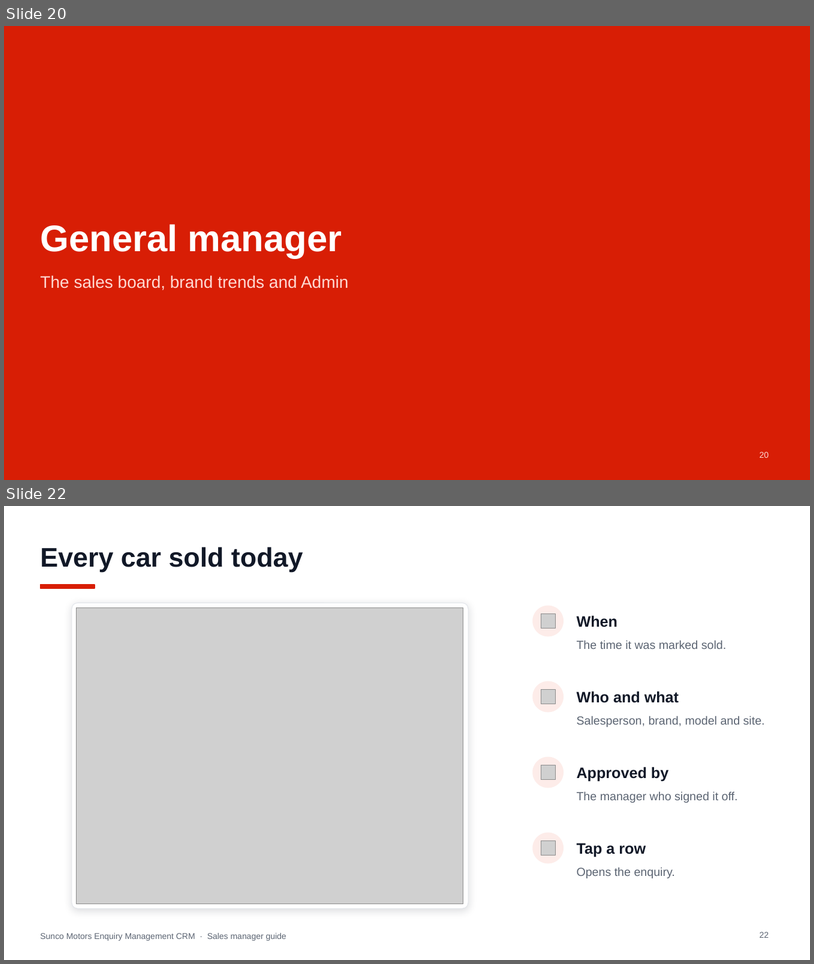
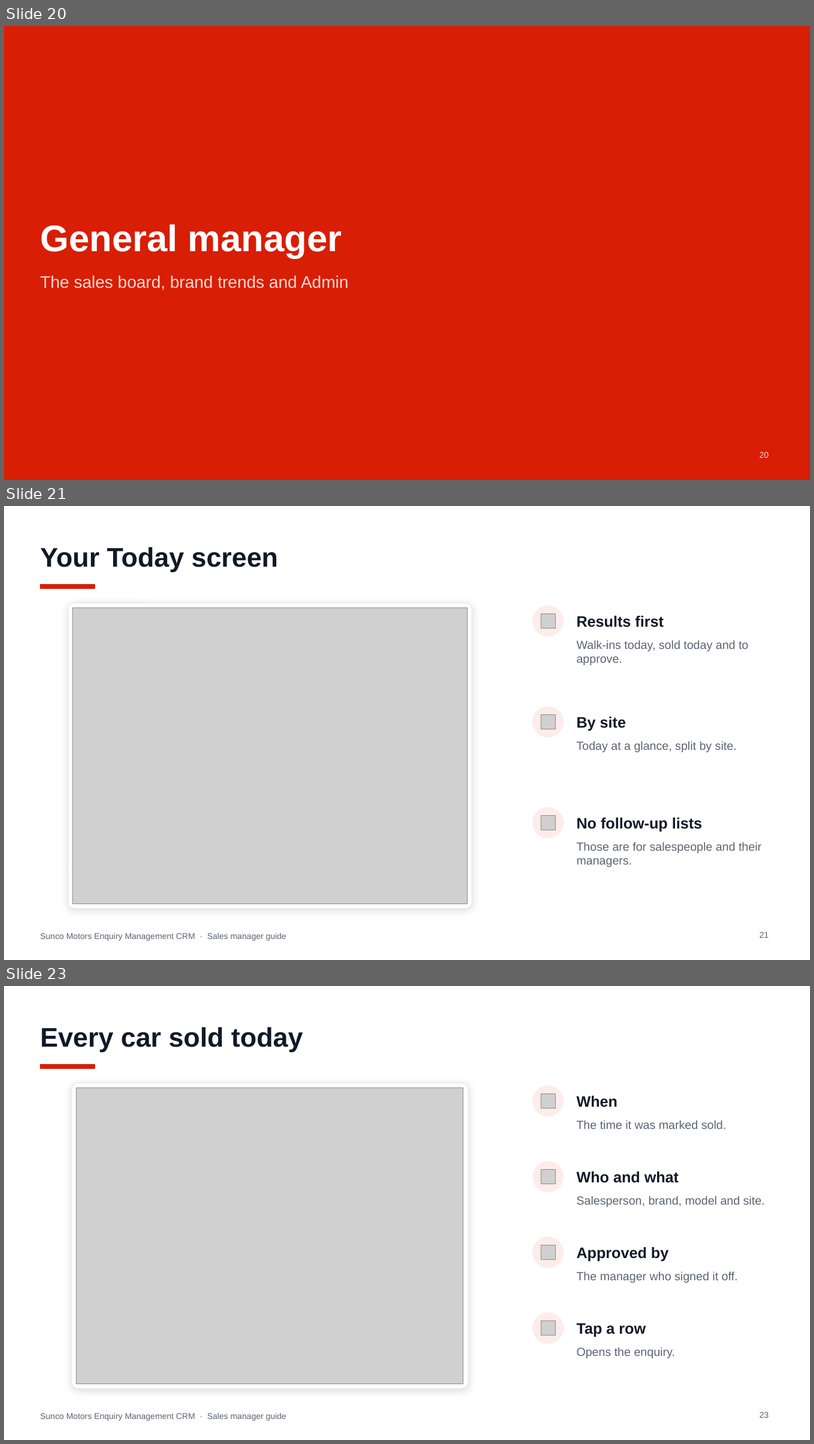
Before and after one commit to jakeeeecurran/walkin-management, a slide deck: docs/training/Sunco-Motors-Enquiry-CRM-Sales-Manager-Guide.pptx. Shown one above the other, each under a label of ours: slides 20 and 22 before the commit, slides 20, 21 and 23 after it; the slides between them are not shown. The pictures are 814x964 and 814x1444 pixels, drawn with LibreOffice and Linux fonts; fonts in the diff are those of the drawing; grey boxes stand for pictures. Boxes give left, top, right and bottom in pixels: in the first picture for what was removed or moved away, otherwise in the second. Text is boxed around its words. In the diff, an @@ line names an element or a change of style, - is before the commit and + after.

```diff
--- a/docs/training/Sunco-Motors-Enquiry-CRM-Sales-Manager-Guide.pptx
+++ b/docs/training/Sunco-Motors-Enquiry-CRM-Sales-Manager-Guide.pptx
@@ slide 21 added at box(4, 506, 810, 960), background #FFFFFF; not listed: 2 template elements that a slide beside it also shows @@
@@ title added at box(40, 547, 278, 572), 32 pt, text #111827, bold @@
+Your Today screen
@@ rounded rectangle added at box(68, 603, 472, 908), fill #FFFFFF, outline #E3E6EB 0.75 pt @@
@@ picture added at box(73, 607, 467, 903) @@
@@ ellipse added at box(533, 606, 564, 636), fill #FDECE9, outline #FDECE9 1 pt @@
@@ picture added at box(541, 613, 556, 628) @@
@@ text added at box(577, 615, 664, 627), 18 pt, text #111827, bold @@
+Results first
@@ text added at box(577, 640, 749, 665), 14 pt, text #5B6472 @@
+Walk-ins today, sold today and to approve.
@@ ellipse added at box(533, 707, 564, 737), fill #FDECE9, outline #FDECE9 1 pt @@
@@ picture added at box(541, 715, 556, 729) @@
@@ text added at box(577, 716, 626, 731), 18 pt, text #111827, bold @@
+By site
@@ text added at box(577, 741, 737, 752), 14 pt, text #5B6472 @@
+Today at a glance, split by site.
@@ ellipse added at box(533, 807, 564, 838), fill #FDECE9, outline #FDECE9 1 pt @@
@@ picture added at box(541, 815, 556, 829) @@
@@ text added at box(577, 817, 702, 832), 18 pt, text #111827, bold @@
+No follow-up lists
@@ text added at box(577, 842, 762, 867), 14 pt, text #5B6472 @@
+Those are for salespeople and their managers.
@@ page number added at box(760, 931, 770, 937), 10 pt, text #5B6472 @@
+21
@@ what was slide 22 is now slide 23 @@
@@ page number at box(760, 1411, 770, 1417): text changed @@
-22
+23
```
Also in this commit, not shown: 8 slides changed, 3 other files.
